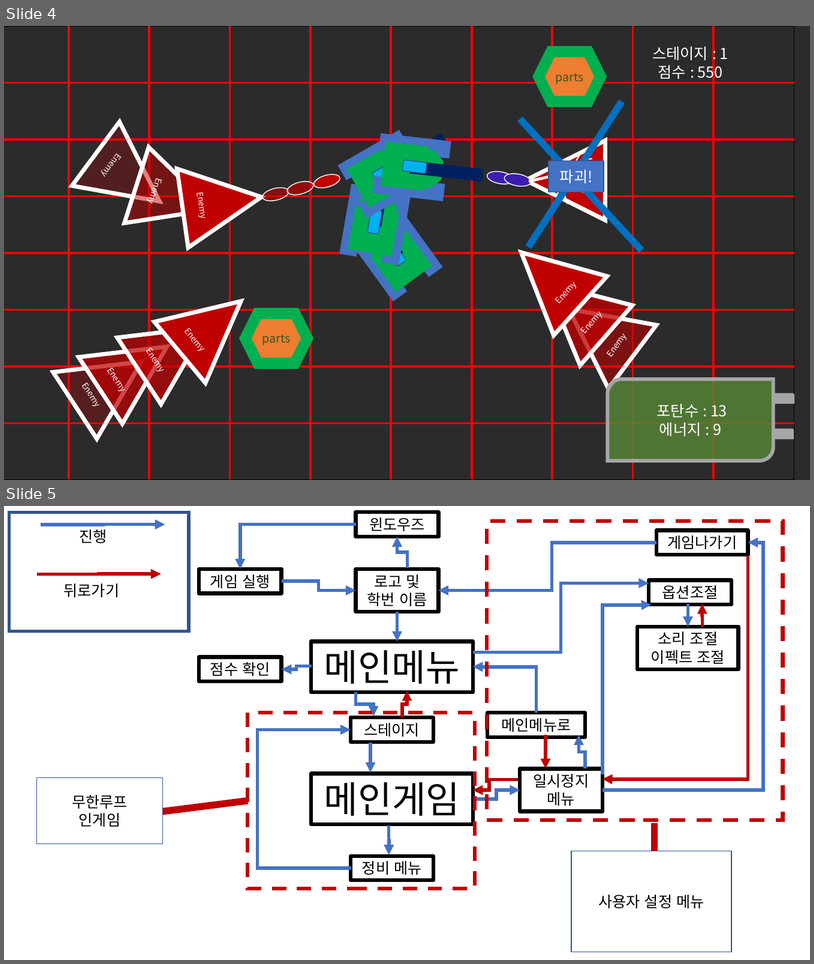
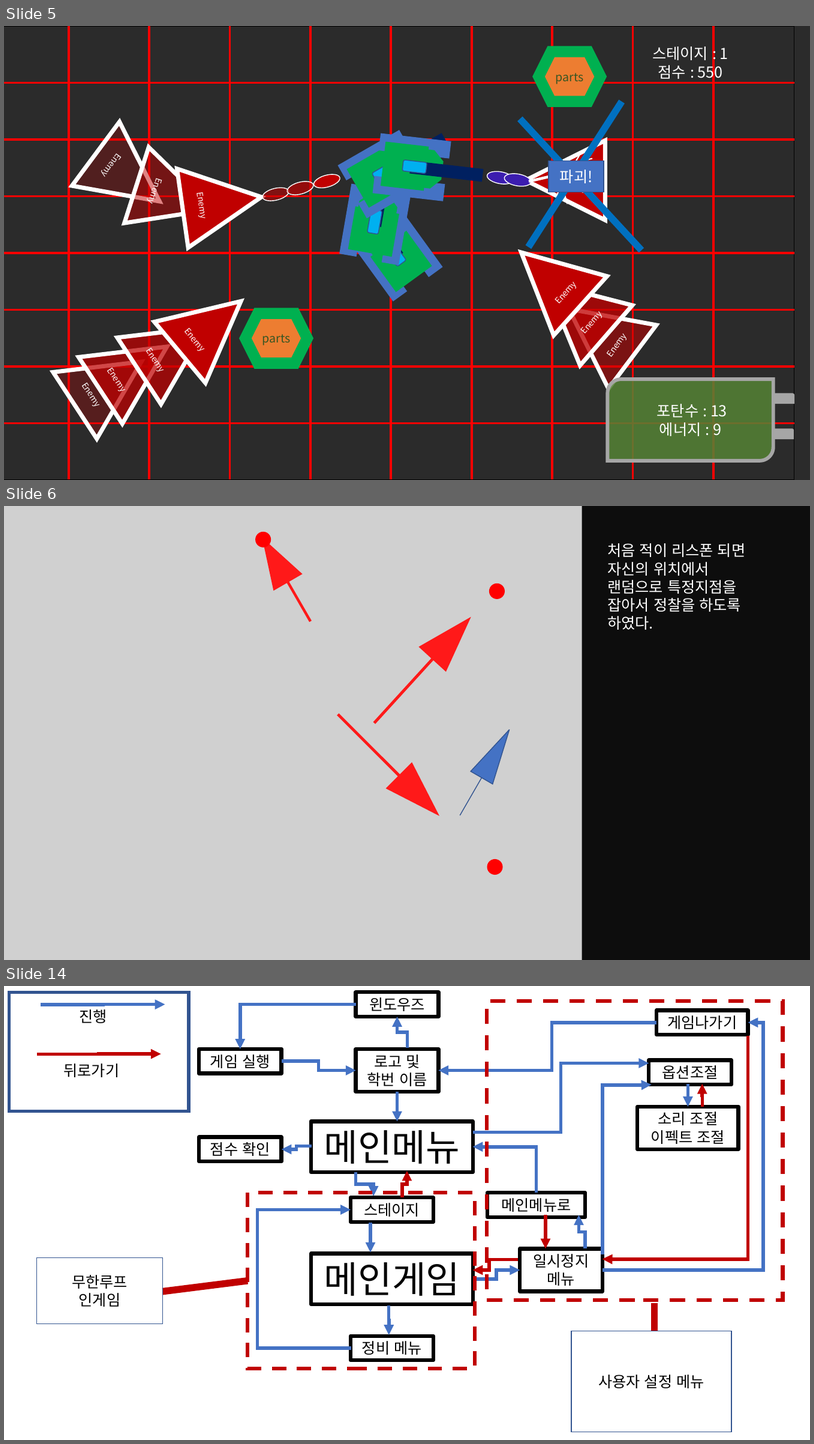
Before and after one commit to andy2276/kim, a slide deck: 2Dproject/20180925_2DprojectPPT_ver6_ppt.pptx. Shown one above the other, each under a label of ours: slides 4 and 5 before the commit, slides 5, 6 and 14 after it; the slides between them are not shown. The pictures are 814x964 and 814x1444 pixels, drawn with LibreOffice and Linux fonts; fonts in the diff are those of the drawing; grey boxes stand for pictures; background and template pictures are left out; a plain dark background stands for a picture behind light text. Boxes give left, top, right and bottom in pixels: in the first picture for what was removed or moved away, otherwise in the second. Text is boxed around its words. In the diff, an @@ line names an element or a change of style, - is before the commit and + after.

```diff
--- a/2Dproject/20180925_2DprojectPPT_ver6_ppt.pptx
+++ b/2Dproject/20180925_2DprojectPPT_ver6_ppt.pptx
@@ slide 6 added at box(4, 506, 810, 960), background #FFFFFF @@
@@ rectangle added at box(4, 506, 810, 960), fill #0D0D0D, outline #0D0D0D 1 pt @@
@@ picture added at box(4, 506, 582, 960) @@
@@ down arrow added at box(248, 529, 325, 630), fill #FF1919 @@
@@ ellipse added at box(255, 531, 272, 547), fill #FF0000 @@
@@ text added at box(608, 543, 746, 630), 18 pt, text #FFFFFF @@
+처음 적이 리스폰 되면 자신의 위치에서 랜덤으로 특정지점을 잡아서 정찰을 하도록 하였다.
@@ ellipse added at box(490, 583, 506, 599), fill #FF0000 @@
@@ down arrow added at box(361, 604, 485, 735), fill #FF1919 @@
@@ down arrow added at box(326, 701, 453, 828), fill #FF1919 @@
@@ down arrow added at box(449, 723, 521, 822), fill #4472C4, outline #325491 1 pt @@
@@ ellipse added at box(488, 859, 503, 874), fill #FF0000 @@
@@ what was slide 4 is now slide 5 @@
@@ what was slide 5 is now slide 14 @@
```
Also in this commit, not shown: 12 other slides added, 7 other files.
